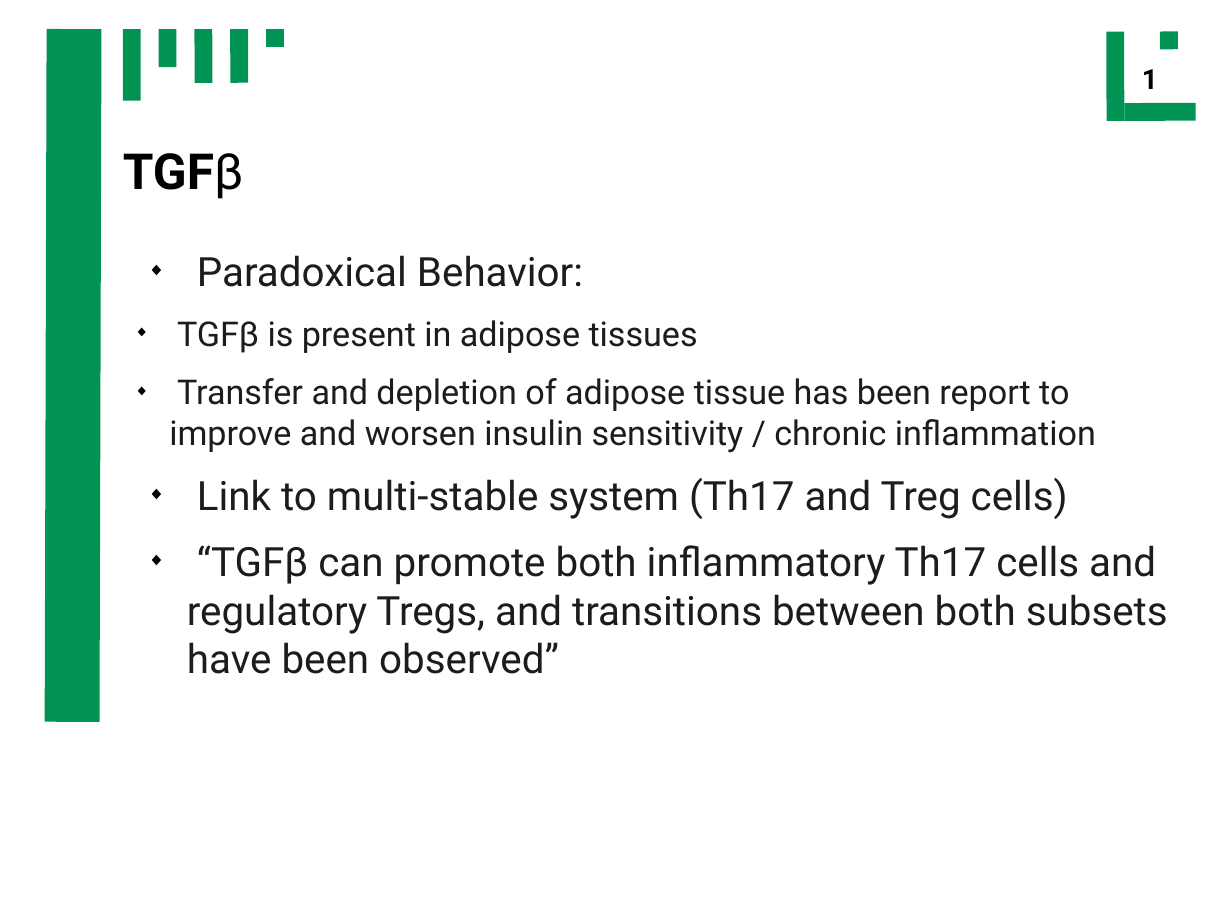
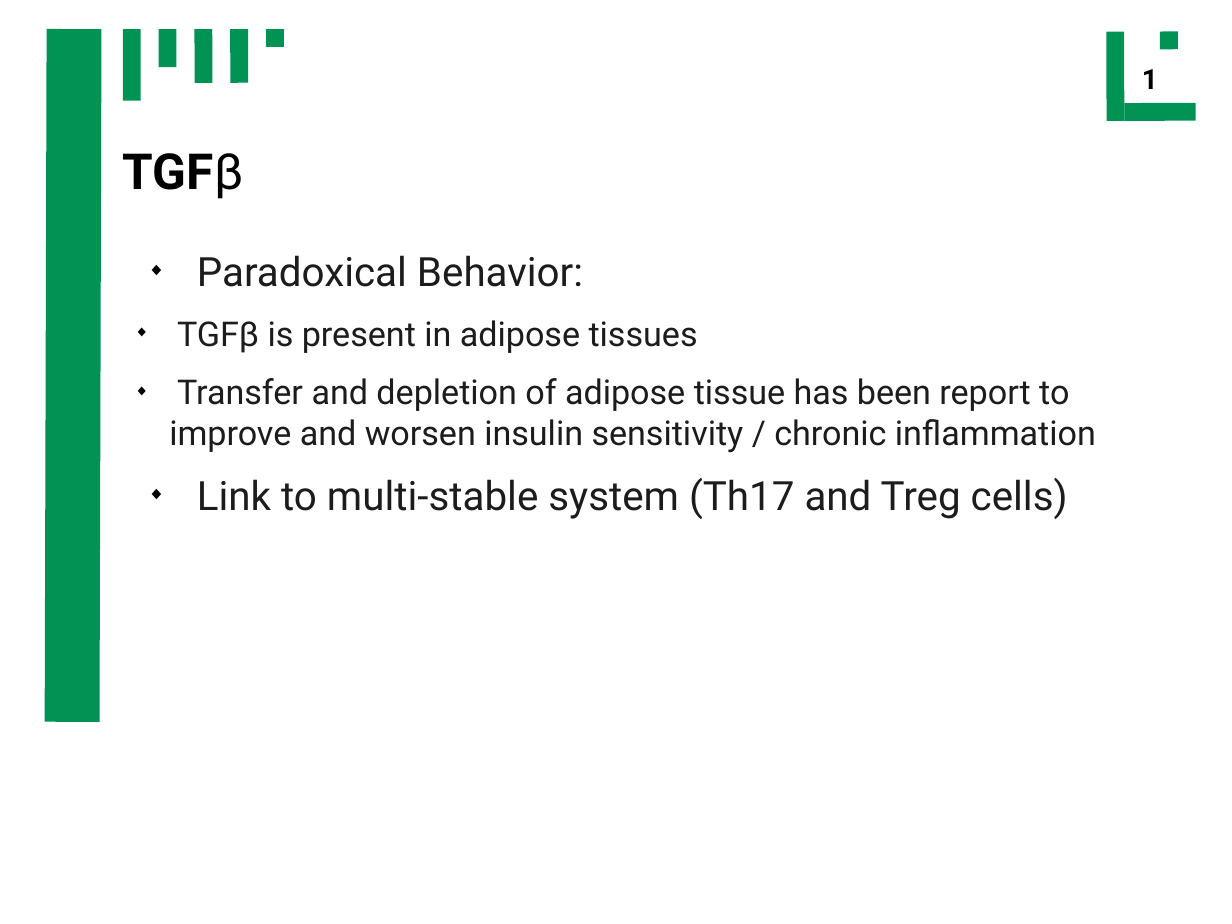
Before and after one commit to ch4perone/HaveFunWithSysBio, a slide deck: slide 18 of presentation.odp (slide 17 before the commit). Drawn at 1232x924 pixels with LibreOffice and Linux fonts; fonts in the diff are those of the drawing. Boxes give left, top, right and bottom in pixels: in the first picture for what was removed or moved away, otherwise in the second. Text is boxed around its words. In the diff, an @@ line names an element or a change of style, - is before the commit and + after.

```diff
--- a/presentation.odp
+++ b/presentation.odp
@@ text at [187, 545, 1168, 674]: paragraph removed @@
-◆ “TGFβ can promote both inflammatory Th17 cells and regulatory Tregs, and transitions between both subsets have been observed”
```
Also in this commit, not shown: 4 other slides changed, 4 slides added, 2 slides removed, 1 other file.
